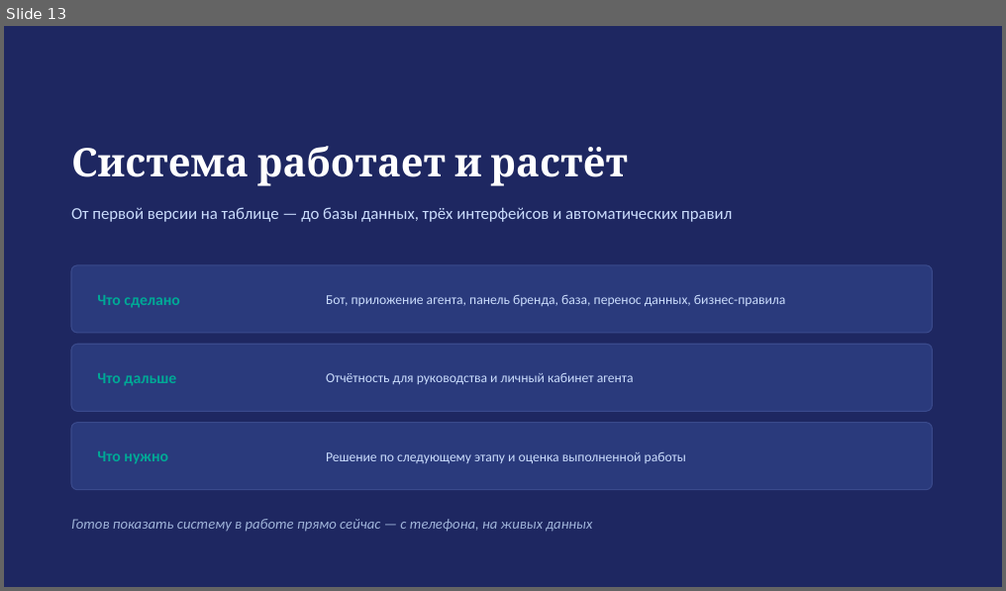
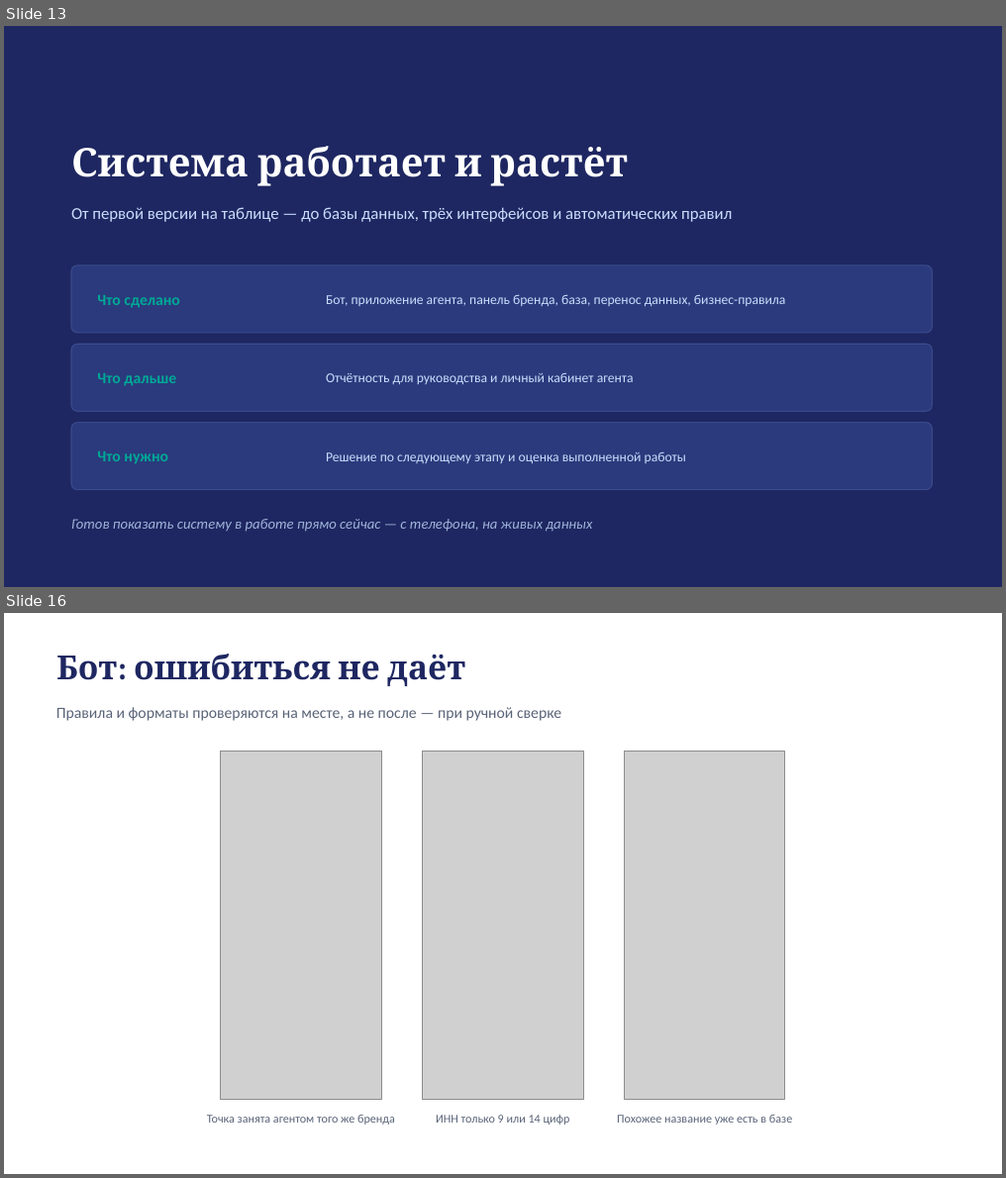
Before and after one commit to ozodbeklfc/telegram_bot, a slide deck: TelegramBot.pptx. Shown one above the other, each under a label of ours: slide 13 before the commit, slides 13 and 16 after it; the slides between them are not shown. The pictures are 1006x591 and 1006x1178 pixels, drawn with LibreOffice and Linux fonts; fonts in the diff are those of the drawing; grey boxes stand for pictures. Boxes give left, top, right and bottom in pixels: in the first picture for what was removed or moved away, otherwise in the second. Text is boxed around its words. In the diff, an @@ line names an element or a change of style, - is before the commit and + after.

```diff
--- a/TelegramBot.pptx
+++ b/TelegramBot.pptx
@@ slide 16 added at (x1=4, y1=613, x2=1002, y2=1174), background #FFFFFF @@
@@ text added at (x1=56, y1=654, x2=465, y2=686), 32 pt, text #1E2761, bold @@
+Бот: ошибиться не даёт
@@ text added at (x1=56, y1=707, x2=561, y2=721), 15 pt, text #5A6478 @@
+Правила и форматы проверяются на месте, а не после — при ручной сверке
@@ picture added at (x1=221, y1=752, x2=381, y2=1100) @@
@@ picture added at (x1=423, y1=752, x2=583, y2=1100) @@
@@ picture added at (x1=625, y1=752, x2=785, y2=1100) @@
@@ text added at (x1=207, y1=1115, x2=395, y2=1125), 11.5 pt, text #5A6478 @@
+Точка занята агентом того же бренда
@@ text added at (x1=436, y1=1115, x2=570, y2=1125), 11.5 pt, text #5A6478 @@
+ИНН только 9 или 14 цифр
@@ text added at (x1=617, y1=1115, x2=792, y2=1125), 11.5 pt, text #5A6478 @@
+Похожее название уже есть в базе
```
Also in this commit, not shown: 8 other slides added, 9 other files.
